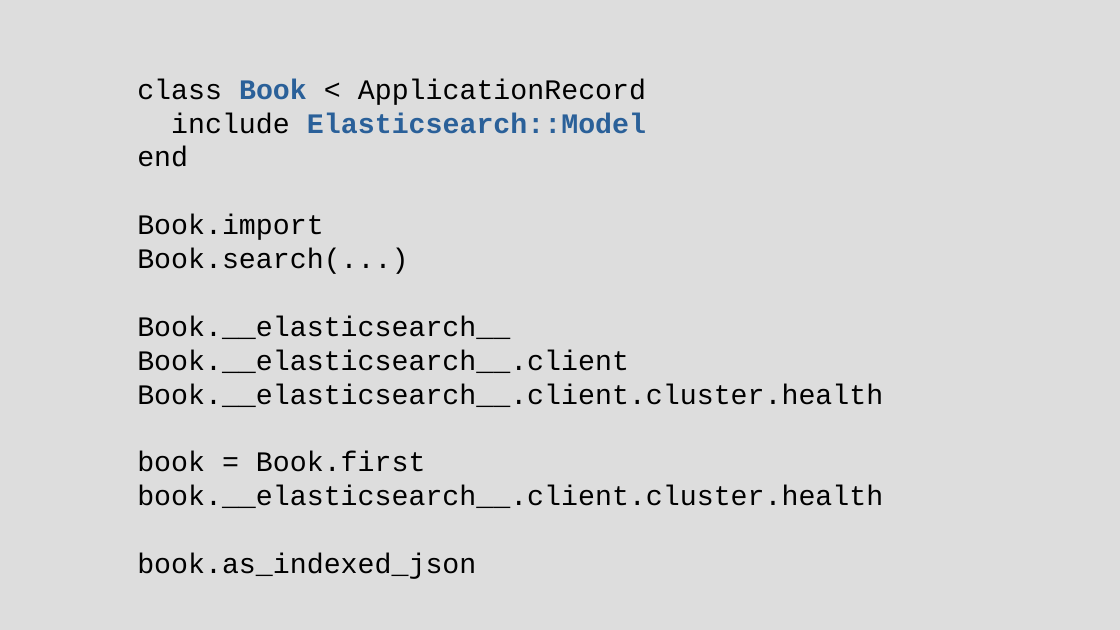
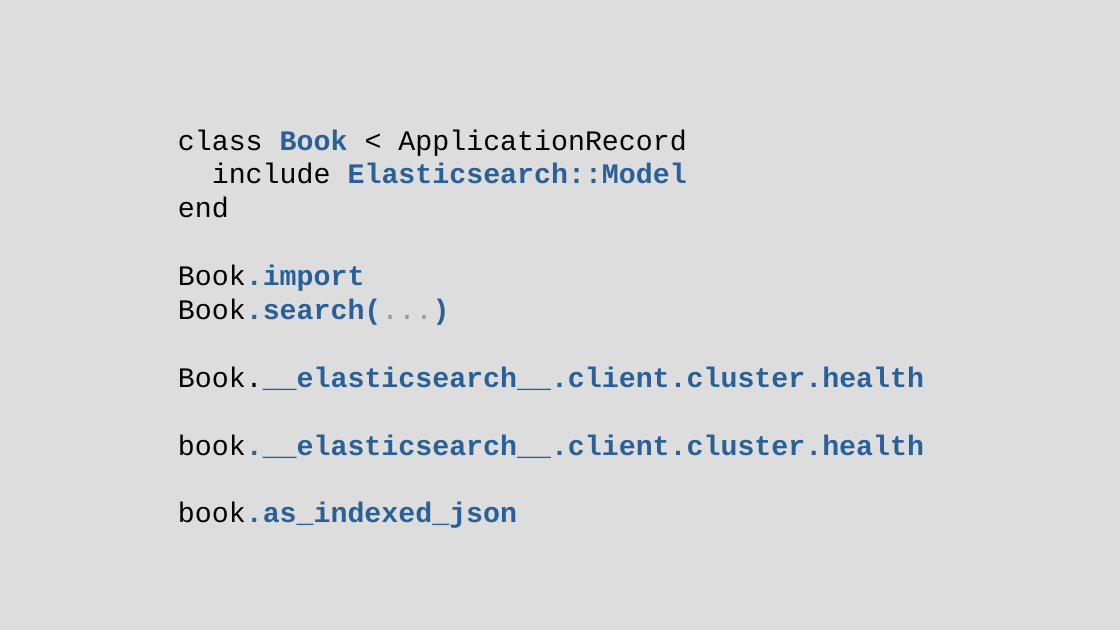
Before and after one commit to chriscressman/architecting-a-search-feature, a slide deck: slide 55 of presentation.odp (slide 54 before the commit). Drawn at 1120x630 pixels with LibreOffice and Linux fonts; fonts in the diff are those of the drawing. Boxes give left, top, right and bottom in pixels: in the first picture for what was removed or moved away, otherwise in the second. Text is boxed around its words. In the diff, an @@ line names an element or a change of style, - is before the commit and + after.

```diff
--- a/presentation.odp
+++ b/presentation.odp
@@ subtitle "class Book < ApplicationRecord": place and size @@
-subtitle "class Book < ApplicationRecord" at [137,79,883,579]
+subtitle "class Book < ApplicationRecord" at [178,130,924,528]
@@ subtitle at [178,265,924,528]: text colour #000000 to #2A6099, bold on in "Book.import", "Book.search(...)", "Book.__elasticsearch__.client.cluster.health", "book.__elasticsearch__.client.cluster.health" and 1 more places; text colour #000000 to #999999 in "Book.search(...)" @@
@@ subtitle at [137,316,629,373]: paragraphs removed @@
-Book.__elasticsearch__
-Book.__elasticsearch__.client
@@ subtitle at [137,451,426,472]: paragraph removed @@
-book = Book.first
```
Also in this commit, not shown: 9 other slides changed, 1 slide added, 1 other file.
